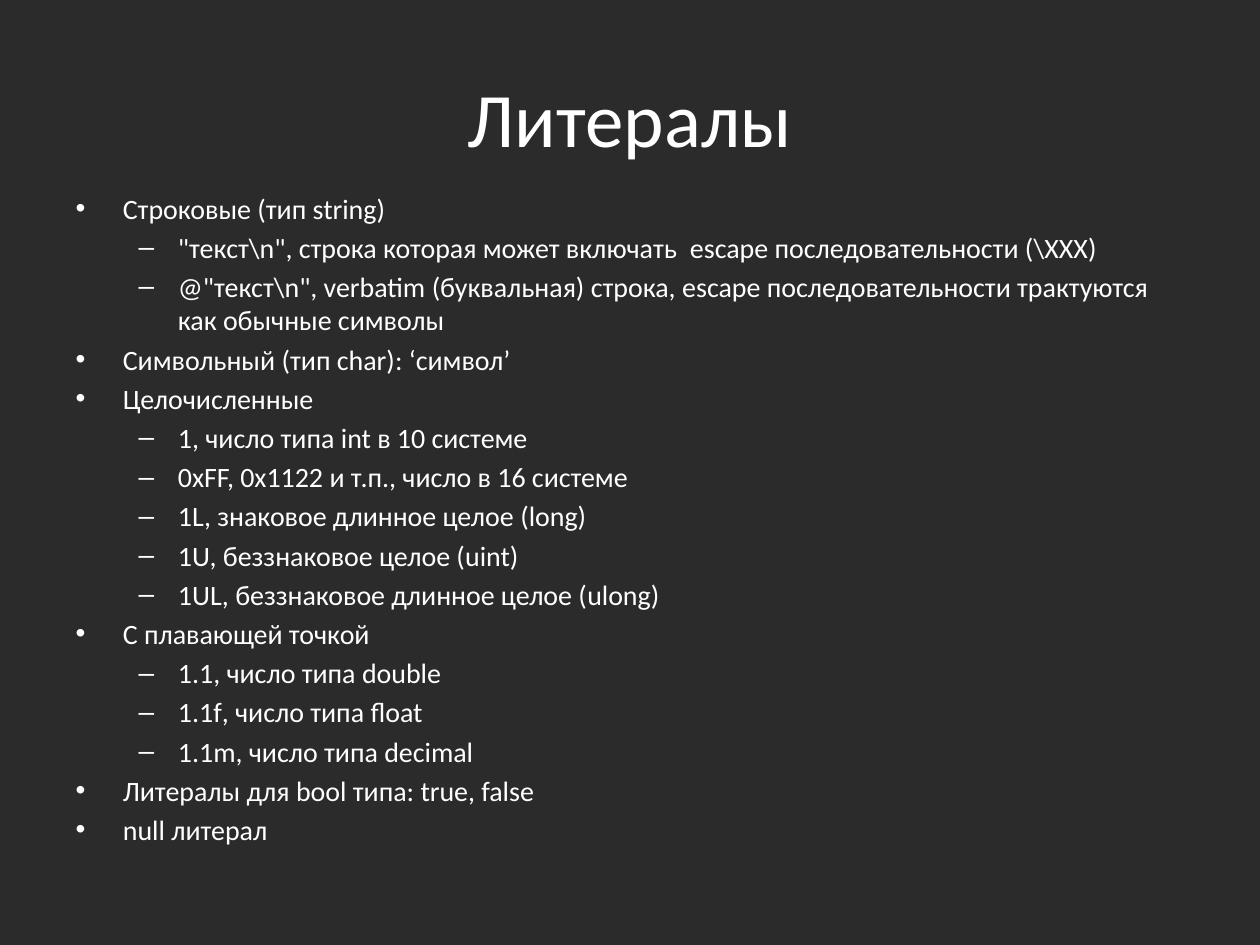
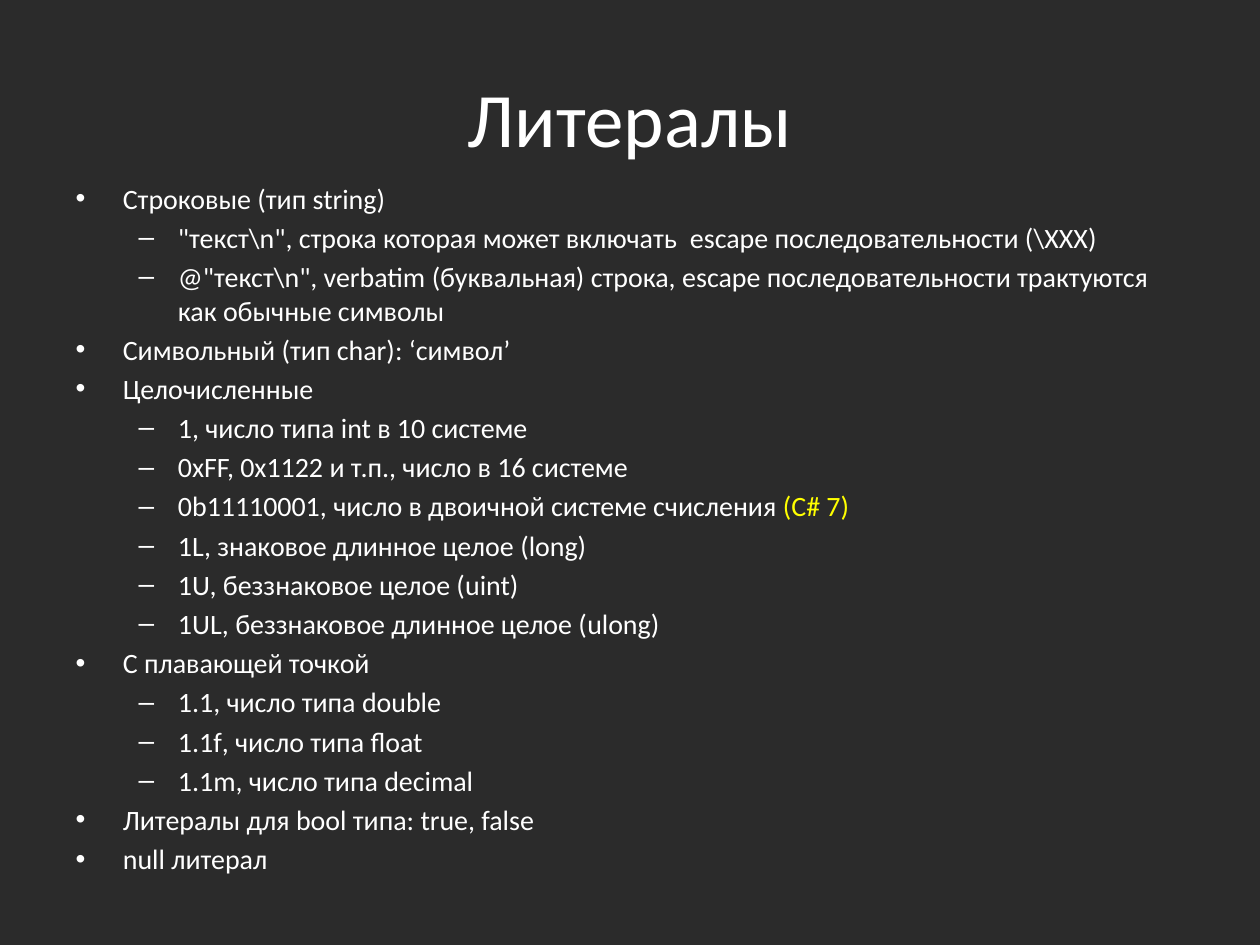
Before and after one commit to bazile/Training, a slide deck: slide 20 of Presentation/lesson-01.pptx. Drawn at 1260x945 pixels with LibreOffice and Linux fonts; fonts in the diff are those of the drawing; background and template pictures are left out; a plain dark background stands for a picture behind light text. Boxes give left, top, right and bottom in pixels: in the first picture for what was removed or moved away, otherwise in the second. Text is boxed around its words. In the diff, an @@ line names an element or a change of style, - is before the commit and + after.

```diff
--- a/Presentation/lesson-01.pptx
+++ b/Presentation/lesson-01.pptx
@@ text "Строковые (тип string)": place and size @@
-text "Строковые (тип string)" at (123,199,1148,845)
+text "Строковые (тип string)" at (123,189,1148,874)
@@ text at (178,495,849,521): paragraph added @@
+  – 0b11110001, число в двоичной системе счисления (C# 7)
```
Also in this commit, not shown: 3 other slides changed, 1 slide added, 4 other files.
